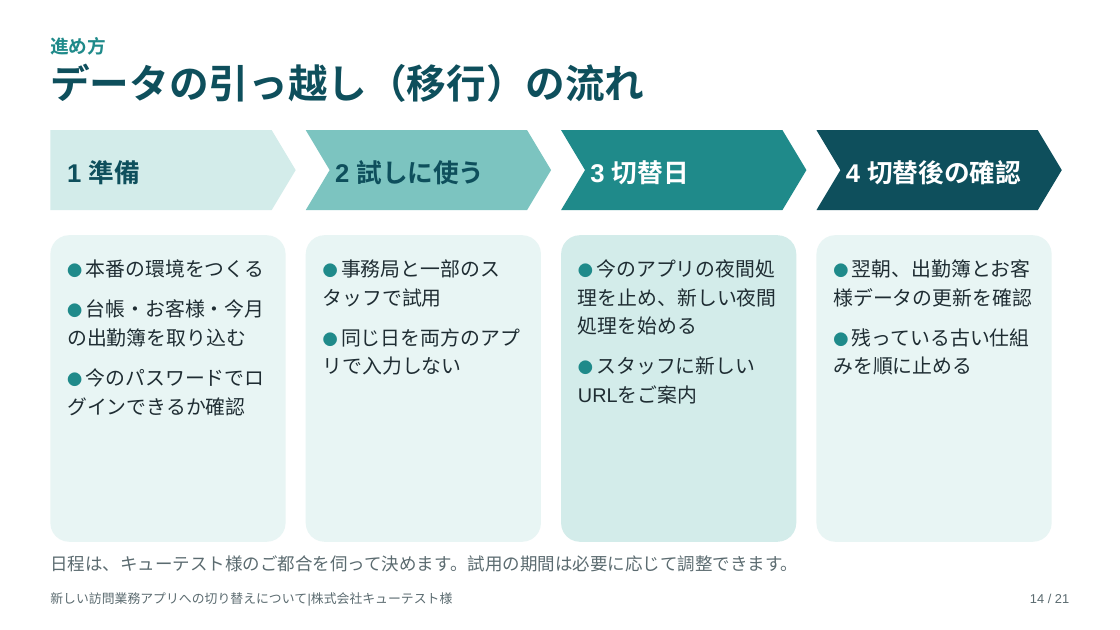
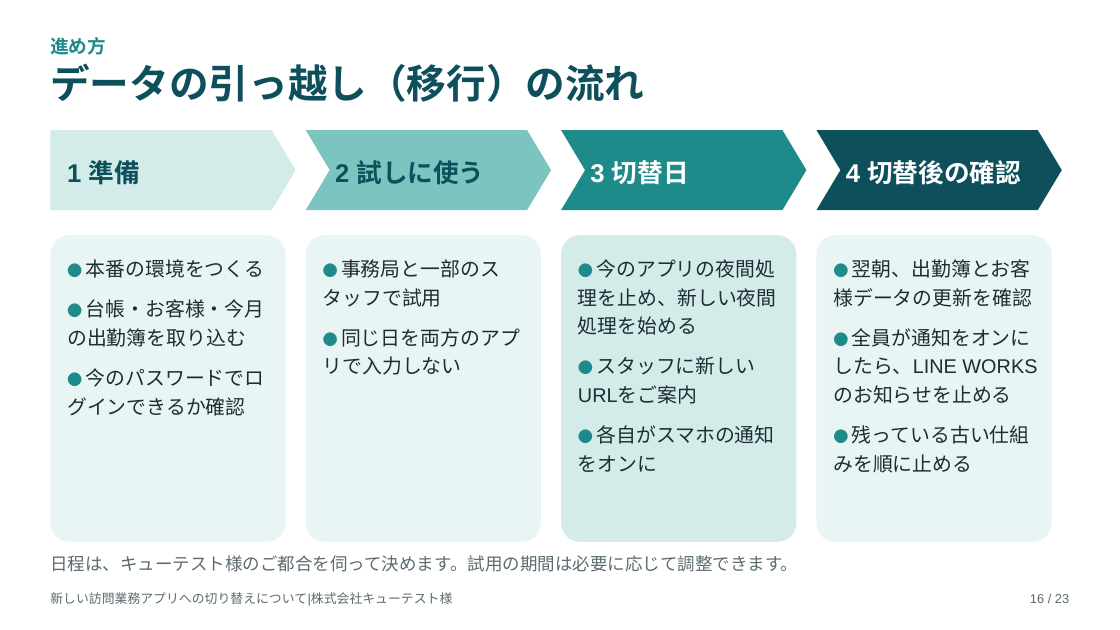
Before and after one commit to katahimo-dev/katahimo-app, a slide deck: slide 16 of doc/partner/新アプリ切替のご説明_キューテスト様.pptx (slide 14 before the commit). Drawn at 1120x630 pixels with LibreOffice and Linux fonts; fonts in the diff are those of the drawing. Boxes give left, top, right and bottom in pixels: in the first picture for what was removed or moved away, otherwise in the second. Text is boxed around its words. In the diff, an @@ line names an element or a change of style, - is before the commit and + after.

```diff
--- a/doc/partner/新アプリ切替のご説明_キューテスト様.pptx
+++ b/doc/partner/新アプリ切替のご説明_キューテスト様.pptx
@@ text at [833, 328, 1031, 374]: paragraph added @@
+● 全員が通知をオンにしたら、LINE WORKSのお知らせを止める
@@ text at [578, 425, 774, 472]: paragraph added @@
+● 各自がスマホの通知をオンに
@@ text at [1030, 594, 1069, 603]: text changed @@
-14 / 21
+16 / 23
```
Also in this commit, not shown: 19 other slides changed, 2 slides added, 4 other files.
